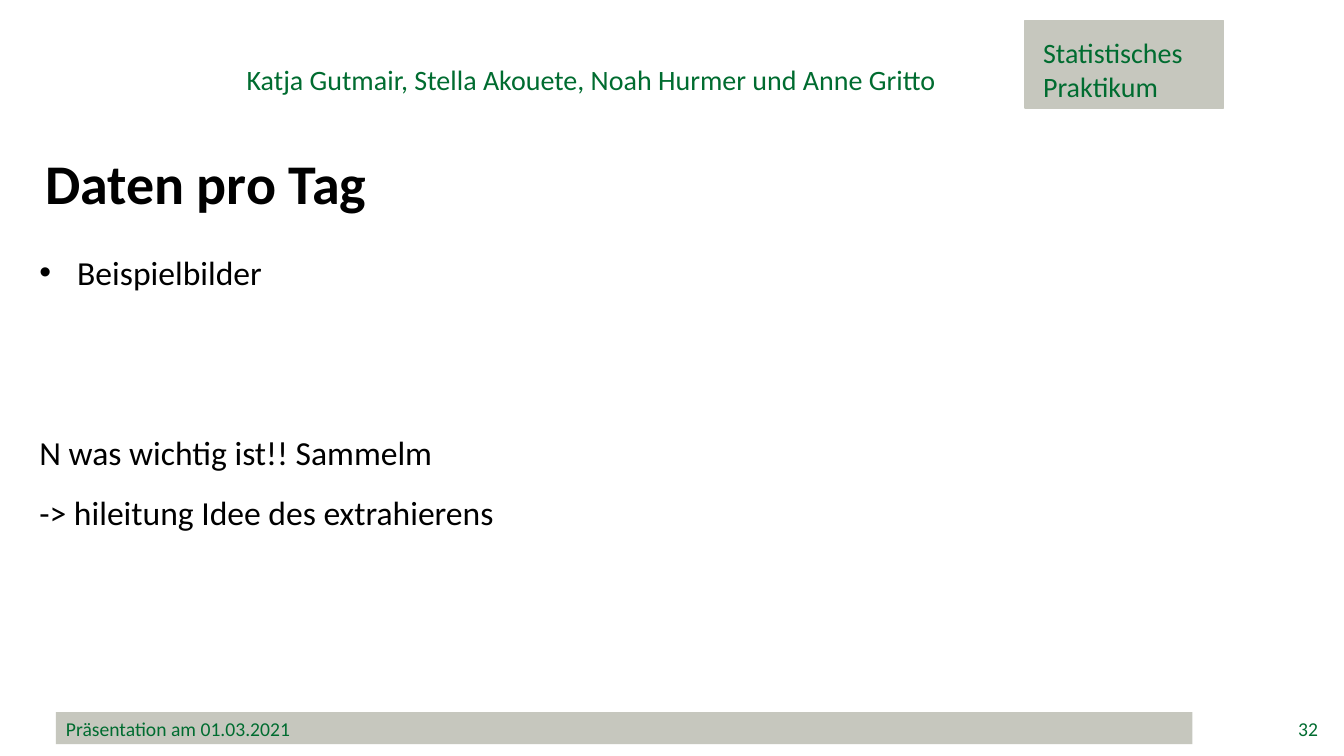
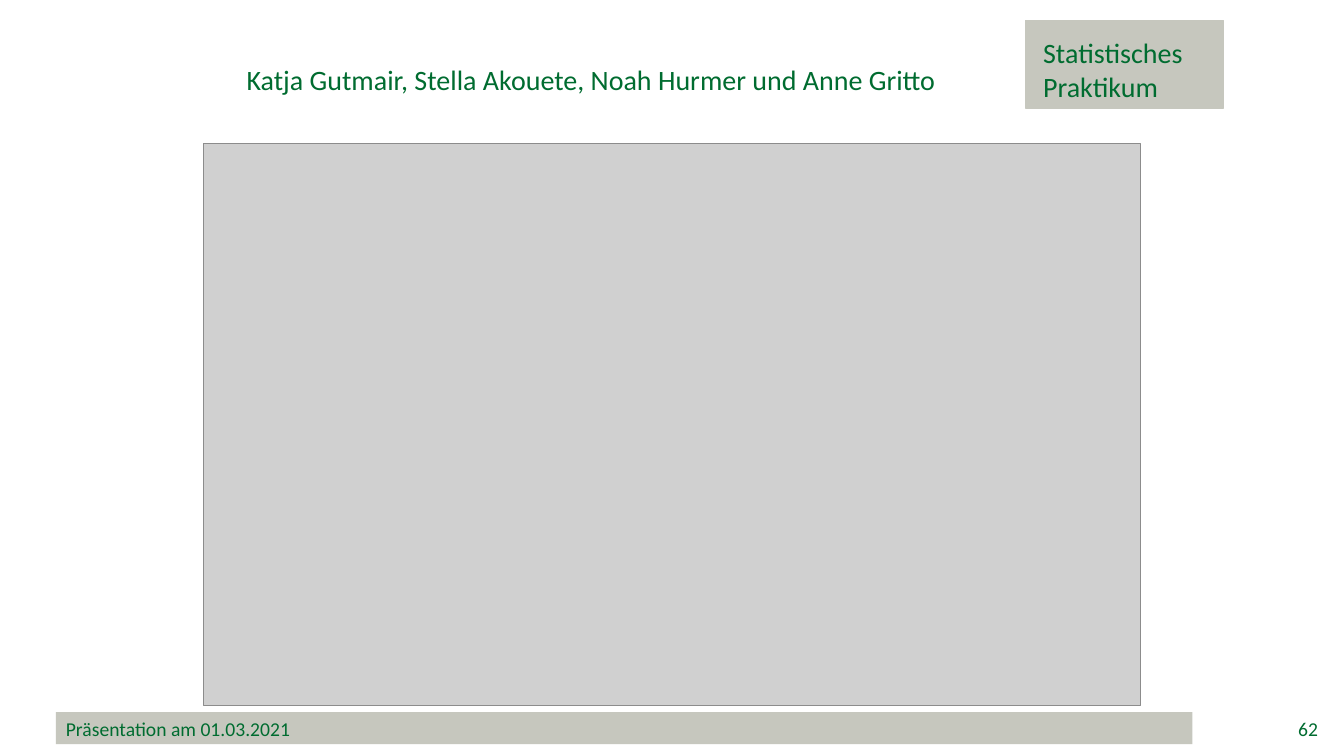
Before and after one commit to minimops/weatherFrog, a slide deck: slide 62 of documentation/ppt/Präsentation.pptx (slide 32 before the commit). Drawn at 1344x756 pixels with LibreOffice and Linux fonts; fonts in the diff are those of the drawing; grey boxes stand for pictures; background and template pictures are left out. Boxes give left, top, right and bottom in pixels: in the first picture for what was removed or moved away, otherwise in the second. Text is boxed around its words. In the diff, an @@ line names an element or a change of style, - is before the commit and + after.

```diff
--- a/documentation/ppt/Präsentation.pptx
+++ b/documentation/ppt/Präsentation.pptx
@@ picture added at (204, 143, 1140, 706) @@
@@ text removed at (45, 167, 367, 214) @@
-Daten pro Tag
@@ text removed at (39, 261, 494, 531) @@
-• Beispielbilder
-N was wichtig ist!! Sammelm
--> hileitung Idee des extrahierens
@@ page number at (1298, 722, 1318, 736): text changed @@
-32
+62
```
Also in this commit, not shown: 4 other slides changed, 2 slides added, 1 other file.
